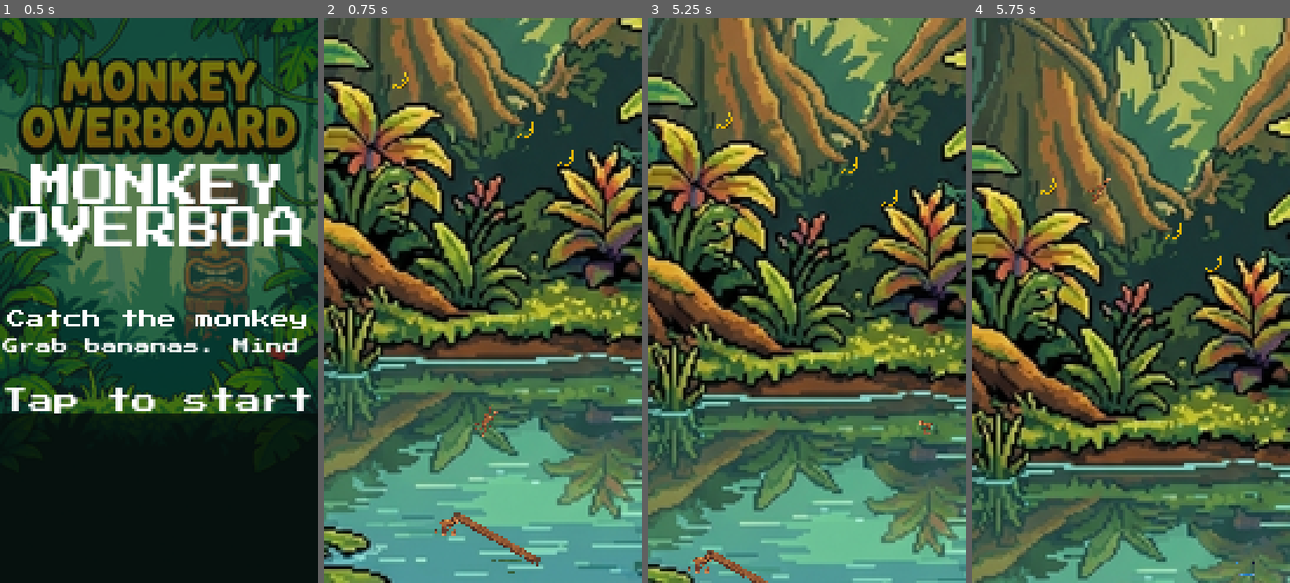
Above: before the commit, frames 1-4 (left to right).
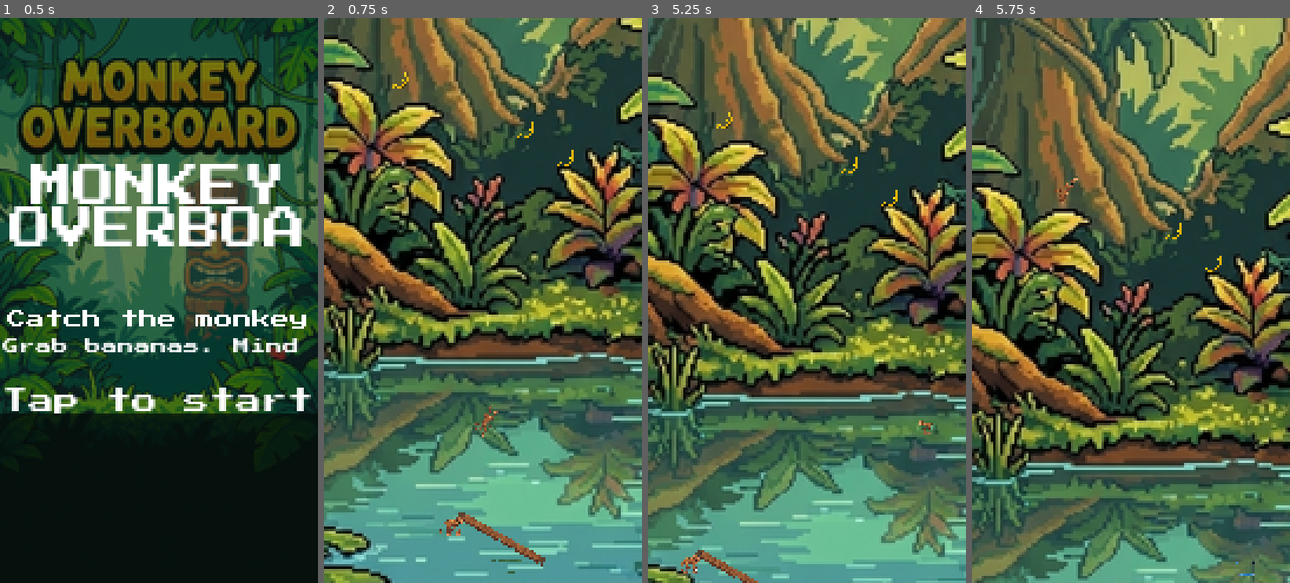
Above: after the commit, the same moments.

Repository: champrt78/monkey-overboard
Game: Godot game, scene res://main.tscn
Same seed, same stepped clock (60 frames per second), same inputs: the game is played once before the commit and once after it.
Inputs (mouse positions are in pixels of both pictures, inside the frame that each line leads up to):
- Up to frame 1 (0.5 s): no input
- Up to frame 2 (0.75 s): tap Enter at 0.5 s; move the mouse to (552, 272) at 0.52 s; hold Right from 0.53 s (still down); click (552, 272) at 0.67 s
- Up to frame 3 (5.25 s): release Right at 1.25 s; drag from (743, 328) to (791, 413) at 1.27 s; move the mouse to (838, 176) at 2.02 s; hold Right 2.03-2.75 s; drag from (791, 413) to (711, 215) at 2.77 s; move the mouse to (902, 385) at 3.52 s; hold Left 3.53-4.25 s; drag from (711, 215) to (759, 159) at 4.27 s; move the mouse to (822, 300) at 5.02 s; hold Left from 5.03 s (still down); click (822, 300) at 5.17 s
- Up to frame 4 (5.75 s): keep holding Left

Frame 1 is identical in both runs. In frame 2, 0.6% of the frame differs, in the area x 34-70%, y 87-98%; in frame 3, 0.6%; in frame 4, 0.2%.

Commit message:
fix(input): move keyboard movement to physics_process and suppress key repeat

Diff:
--- a/godot/main.gd
+++ b/godot/main.gd
@@ -82,6 +82,7 @@
 var catch_radius := CATCH_RX_BASE
 var _font: Font
 var _cam_y := 0.0
+var _kb_move: float = 0.0
 
 @onready var _mono: Array[AnimatedSprite2D] = [$Monkey0, $Monkey1]
 @onready var _gator_spr: AnimatedSprite2D = $Gator
@@ -459,6 +460,11 @@
 				gator.mode = "telegraph"
 				gator.telegraph_timer = GATOR_TELEGRAPH_TIME
 				gator.target_x = clamp(air.x, 15.0, WORLD_W - 15.0)
+		# Keyboard movement applied in physics step where delta is available.
+		if _kb_move != 0.0 and phase == "playing":
+			var kbd_speed := 110.0
+			seesaw.target_x = clamp(seesaw.target_x + _kb_move * kbd_speed * delta,
+				MONKEY_R, WORLD_W - MONKEY_R)
 	else:
 		_update_gator(delta)
 	if _selftest:
@@ -506,16 +512,16 @@
 			_on_drag(event.position.x)
 
 	# Keyboard fallback for desktop testing
-	if event is InputEventKey and event.pressed:
-		var move := 0.0
-		if event.keycode == KEY_LEFT or event.keycode == KEY_A:
-			move = -1.0
-		elif event.keycode == KEY_RIGHT or event.keycode == KEY_D:
-			move = 1.0
-		if move != 0.0 and phase == "playing":
-			var speed := 110.0 * get_physics_process_delta_time()
-			seesaw.target_x = clamp(seesaw.target_x + move * speed,
-				MONKEY_R, WORLD_W - MONKEY_R)
+	if event is InputEventKey:
+		var key_event := event as InputEventKey
+		if not key_event.echo:
+			var is_left: bool = key_event.keycode == KEY_LEFT or key_event.keycode == KEY_A
+			var is_right: bool = key_event.keycode == KEY_RIGHT or key_event.keycode == KEY_D
+			if is_left or is_right:
+				if key_event.pressed:
+					_kb_move = -1.0 if is_left else 1.0
+				else:
+					_kb_move = 0.0
 
 func _on_tap() -> void:
 	if phase == "menu" or phase == "gameover":
